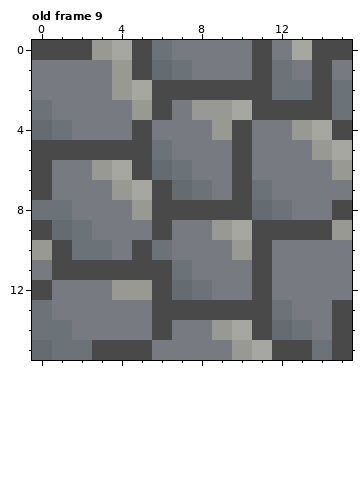
Pixel-art file: Assets/Sprites/Tiles/Default/DefaultTiles.aseprite. Above, as it was before the edit.
16x16 pixels, 9 frames. Colours within 5 levels of each other are drawn and written as one. Shown: old frame 9. The commit also changed other frames, which this record leaves out.
New version:
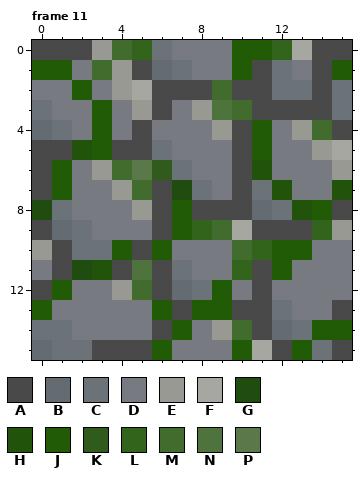
Palette (. is transparent): A #4a494a  B #656c71  C #6b7378  D #787a82  E #989992  F #a6a7a0  G #214c0f  H #21530b  J #215b06  K #315b1c  L #33641b  M #426c2d  N #4f733c  P #5a7849
A new or re-ordered frame is compared with the old frame closest to it.
Commit message: Finished default + farm tiles
The exact change:
frames 9 -> 13
--- frame 11 is new; against old frame 9
@@ x 0..15 @@
- 0 AAAEFACDDDDADFAA
- 1 DDDDEABCDDDACDAD
- 2 DDDDEFAAAAAACCAC
- 3 CDDDDEADEEFAAAAC
- 4 BCDDDADDDEADDEFA
- 5 AAAAAACDDDADDDEF
- 6 ADDEFABCDDADDDDE
- 7 ADDDEFABCDACDDDD
- 8 CCDDDEAAAAABCDDA
- 9 ABCDDDADDEFAAAAE
-10 EACCDACDDDEADDDD
-11 DAAAAAACDDDADDDD
-12 ADDDEEABCDDADDDD
-13 CDDDDDAAAAAACDDA
-14 CCDDDDADDEFABCDA
-15 BCCAAADDDDEFAACA
+ 0 AAAEMLCDDDJJLFAA
+ 1 JJDMEABCDDJACDAJ
+ 2 DDJDEFAAAMAACCAC
+ 3 CDDJDEADENMAAAAC
+ 4 BCDJDADDDEAJDEMA
+ 5 AAHJAACDDDAJDDEF
+ 6 AJDEMPKCDDAHDDDE
+ 7 AJDDEMAGCDACHDDH
+ 8 GCDDDEAJAAABCHJA
+ 9 ABCDDDAJLMFAAALE
+10 EACCJAJDDDMLJJDD
+11 DAGHANACDDLAJDDD
+12 AJDDEMABCJDADDDD
+13 JDDDDDJAJJAACDDA
+14 CCDDDDAJDEMABCJJ
+15 BCCAAAJDDDJFAJCA
Pixel boxes of the changes (left, top, right, bottom) in both pictures:
changed: (32, 40, 352, 360)
